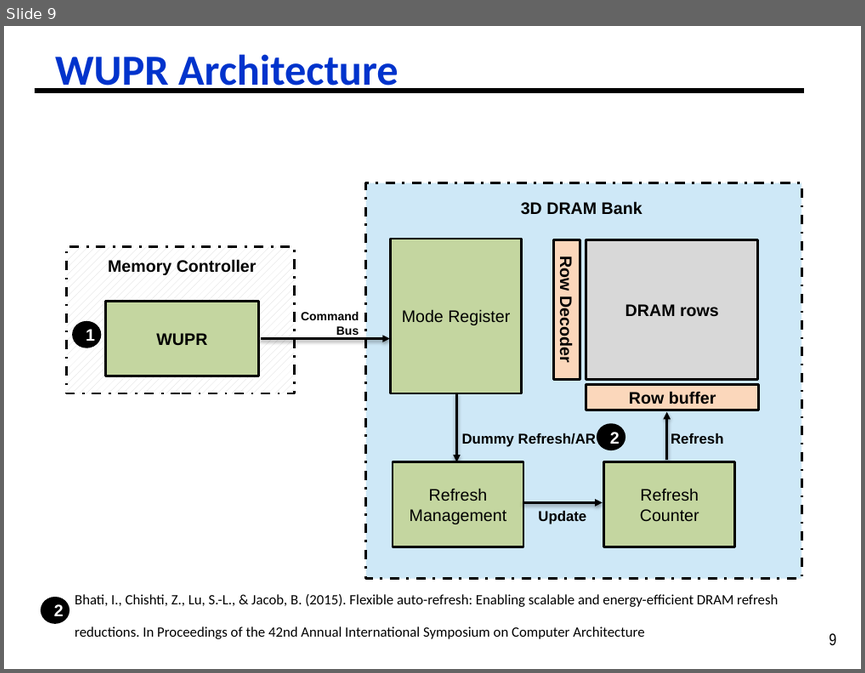
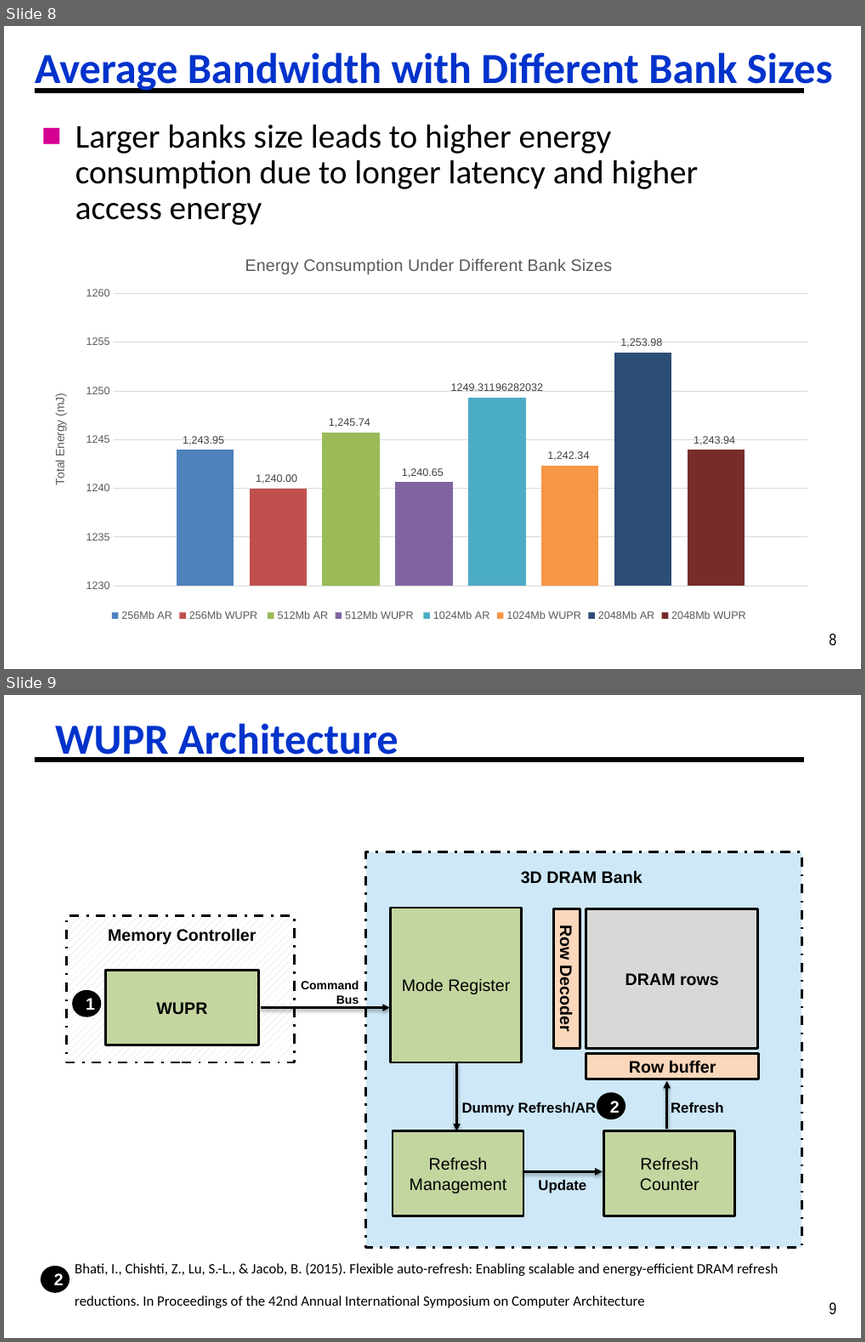
Before and after one commit to ph1223/Dram_controller, a slide deck: DRAM_System_Analysis/Copy of 2025_06_11_Bandwidth_Analysis_WUPR_Analysis (1).pptx. Shown one above the other, each under a label of ours: slide 9 before the commit, slides 8 and 9 after it. The pictures are 865x673 and 865x1342 pixels, drawn with LibreOffice and Linux fonts; fonts in the diff are those of the drawing. Boxes give left, top, right and bottom in pixels: in the first picture for what was removed or moved away, otherwise in the second. Text is boxed around its words. In the diff, an @@ line names an element or a change of style, - is before the commit and + after.

Commit message:
Update Presentation for bank analysis and Adjust the energy consumption for different bank configuration

```diff
--- a/DRAM_System_Analysis/Copy of 2025_06_11_Bandwidth_Analysis_WUPR_Analysis (1).pptx
+++ b/DRAM_System_Analysis/Copy of 2025_06_11_Bandwidth_Analysis_WUPR_Analysis (1).pptx
@@ slide 8 added at [4, 26, 861, 669], background #FFFFFF; not listed: 2 template elements that a slide beside it also shows @@
@@ title added at [35, 52, 833, 92], 36 pt, text #0033CC, bold @@
+Average Bandwidth with Different Bank Sizes
@@ text added at [75, 124, 698, 225], 28 pt, text #000000 @@
+■ Larger banks size leads to higher energy consumption due to longer latency and higher access energy
@@ column chart added at [35, 240, 823, 626] @@
+title "Energy Consumption Under Different Bank Sizes "
+categories: 1
+256Mb AR: 1243.95
+256Mb WUPR : 1240
+512Mb AR: 1245.74
+512Mb WUPR : 1240.65
+1024Mb AR: 1249.311963
+1024Mb WUPR: 1242.34
+2048Mb AR: 1253.98
+2048Mb WUPR: 1243.94
```
Also in this commit, not shown: 1 slide changed, 8 other slides added, 11 slides removed, 30 other files.
